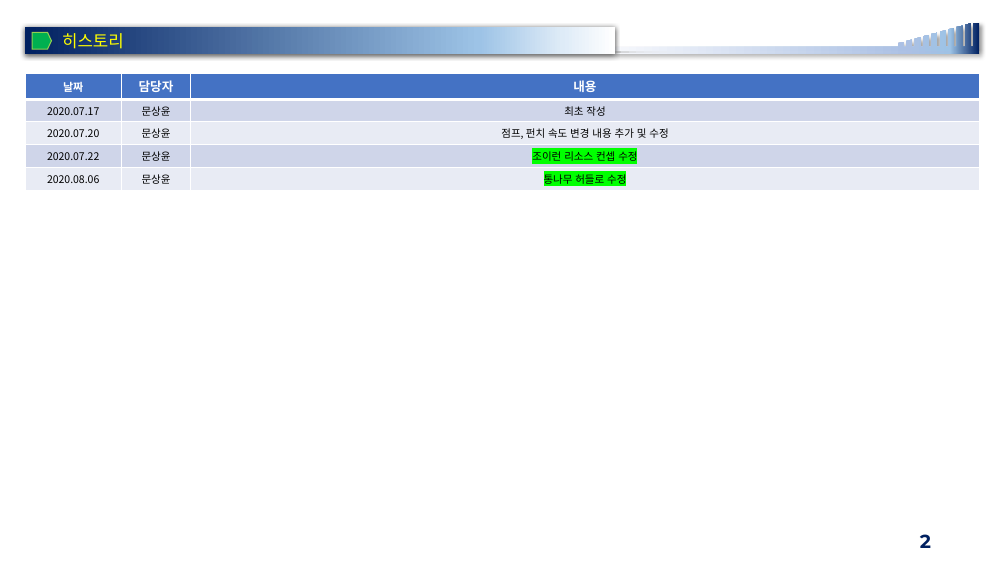
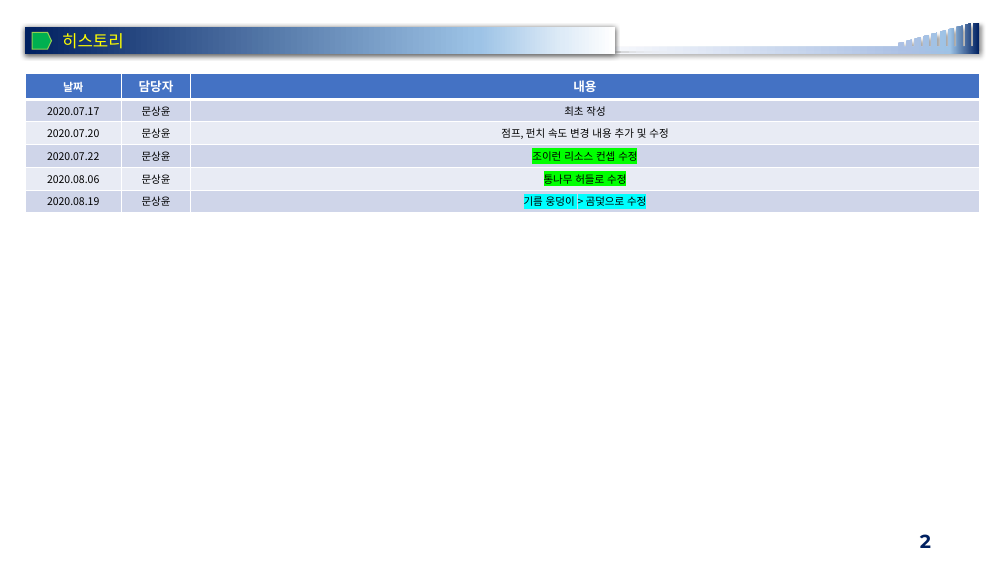
Before and after one commit to rheeeuro/joyrun, a slide deck: slide 2 of docs/[JoyFitness] 전시회용 미니 게임_JoyRun.pptx. Drawn at 1008x567 pixels with LibreOffice and Linux fonts; fonts in the diff are those of the drawing; background and template pictures are left out. Boxes give left, top, right and bottom in pixels: in the first picture for what was removed or moved away, otherwise in the second. Text is boxed around its words. In the diff, an @@ line names an element or a change of style, - is before the commit and + after.

```diff
--- a/docs/[JoyFitness] 전시회용 미니 게임_JoyRun.pptx
+++ b/docs/[JoyFitness] 전시회용 미니 게임_JoyRun.pptx
@@ table at (25,73,979,210) @@
+row 6: 2020.08.19 | 문상윤 | 기름 웅덩이 > 곰덫으로 수정
```
Also in this commit, not shown: 3 other slides changed, 1 slide added.
